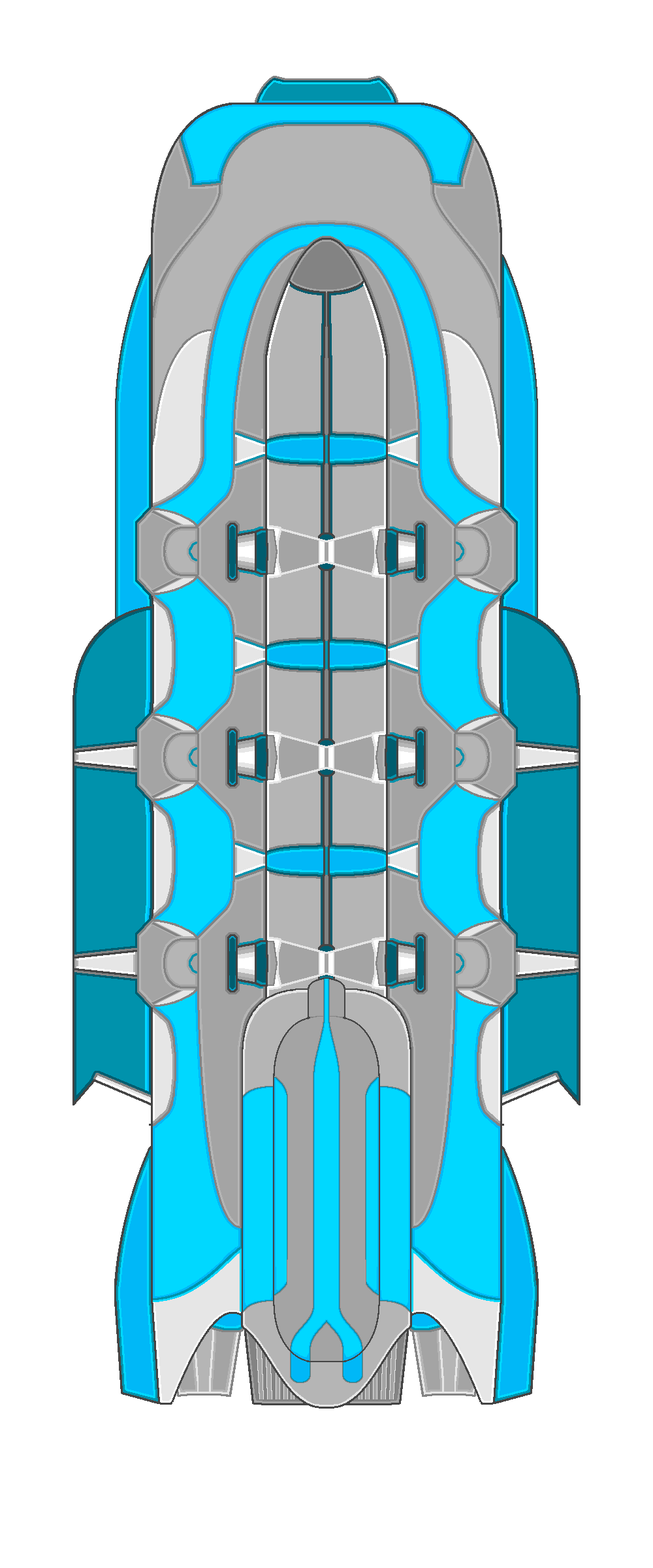
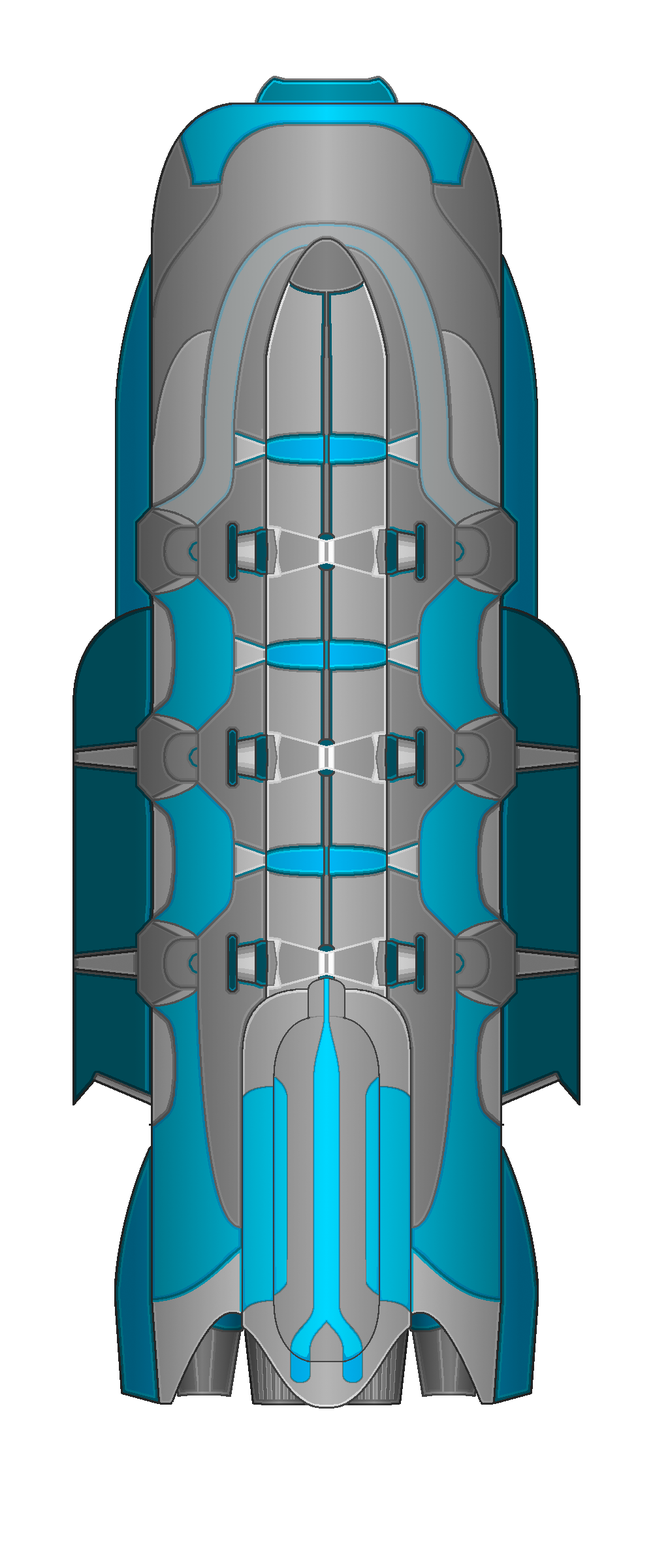
The second 653x1568 image is a revision of the first. Changes to its layers:
showed "Shading", painted on it over (72, 75, 581, 1407)
painted on "Background" over (72, 75, 581, 1407)